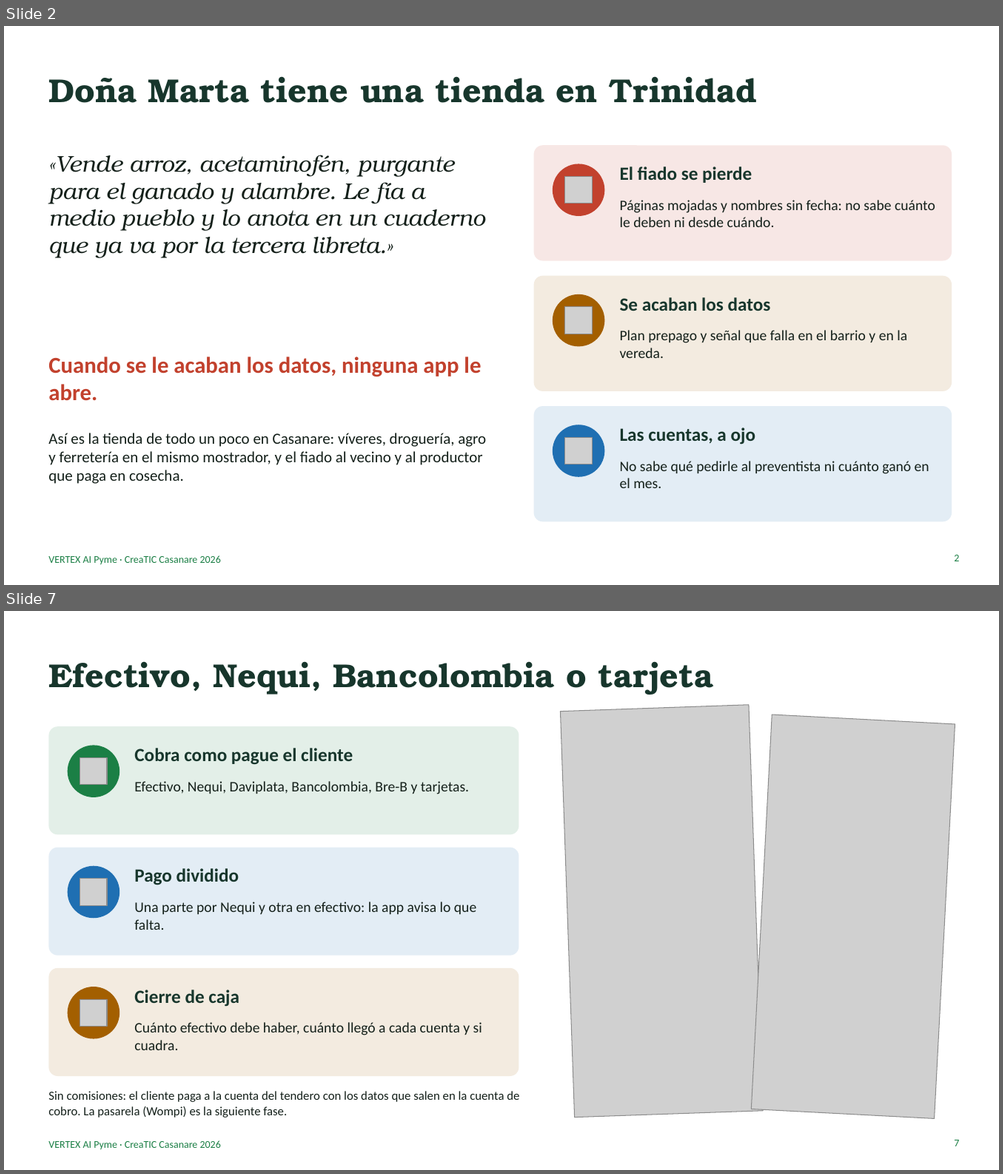
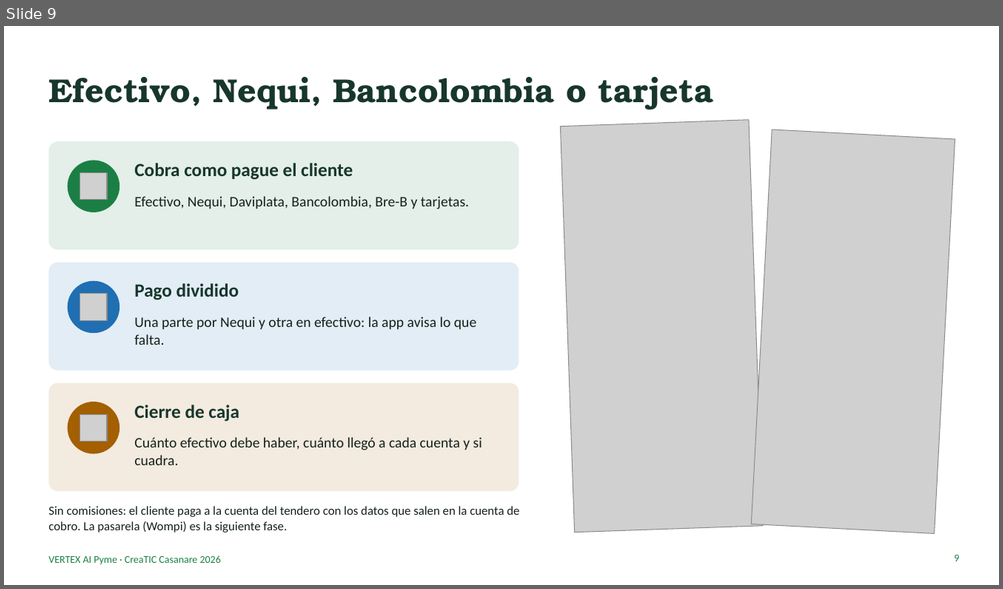
Before and after one commit to ingdavidortegaf-lab/vertex-ai-pyme, a slide deck: docs/pitch/VERTEX_AI_Pyme_Pitch.pptx. Shown one above the other, each under a label of ours: slides 2 and 7 before the commit, slide 9 after it; the slides between them are not shown. The pictures are 1003x1174 and 1003x589 pixels, drawn with LibreOffice and Linux fonts; fonts in the diff are those of the drawing; grey boxes stand for pictures. Boxes give left, top, right and bottom in pixels: in the first picture for what was removed or moved away, otherwise in the second. Text is boxed around its words. In the diff, an @@ line names an element or a change of style, - is before the commit and + after.

```diff
--- a/docs/pitch/VERTEX_AI_Pyme_Pitch.pptx
+++ b/docs/pitch/VERTEX_AI_Pyme_Pitch.pptx
@@ slide 2 removed at (4, 26, 999, 585), background #FFFFFF; not listed: 1 template element that a slide beside it also shows @@
@@ title removed at (48, 76, 757, 103) @@
-Doña Marta tiene una tienda en Trinidad
@@ text removed at (48, 155, 485, 258) @@
-«Vende arroz, acetaminofén, purgante para el ganado y alambre. Le fía a medio pueblo y lo anota en un cuaderno que ya va por la tercera libreta.»
@@ rounded rectangle removed at (534, 145, 951, 261) @@
@@ ellipse removed at (552, 164, 605, 216) @@
@@ picture removed at (565, 177, 592, 204) @@
@@ text removed at (620, 167, 751, 183) @@
-El fiado se pierde
@@ text removed at (620, 200, 935, 227) @@
-Páginas mojadas y nombres sin fecha: no sabe cuánto le deben ni desde cuándo.
@@ rounded rectangle removed at (534, 276, 951, 392) @@
@@ ellipse removed at (552, 295, 605, 347) @@
@@ picture removed at (565, 307, 592, 334) @@
@@ text removed at (620, 298, 771, 311) @@
-Se acaban los datos
@@ text removed at (620, 330, 907, 358) @@
-Plan prepago y señal que falla en el barrio y en la vereda.
@@ text removed at (48, 357, 481, 401) @@
-Cuando se le acaban los datos, ninguna app le abre.
@@ rounded rectangle removed at (534, 406, 951, 522) @@
@@ ellipse removed at (552, 425, 605, 477) @@
@@ text removed at (48, 433, 486, 484) @@
-Así es la tienda de todo un poco en Casanare: víveres, droguería, agro y ferretería en el mismo mostrador, y el fiado al vecino y al productor que paga en cosecha.
@@ picture removed at (565, 438, 592, 465) @@
@@ text removed at (620, 428, 756, 445) @@
-Las cuentas, a ojo
@@ text removed at (620, 461, 929, 488) @@
-No sabe qué pedirle al preventista ni cuánto ganó en el mes.
@@ page number removed at (953, 555, 959, 562) @@
-2
@@ what was slide 7 is now slide 9 @@
@@ page number at (953, 555, 959, 562): text changed @@
-7
+9
```
Also in this commit, not shown: 8 slides changed, 8 slides added, 4 other slides removed, 6 other files.
